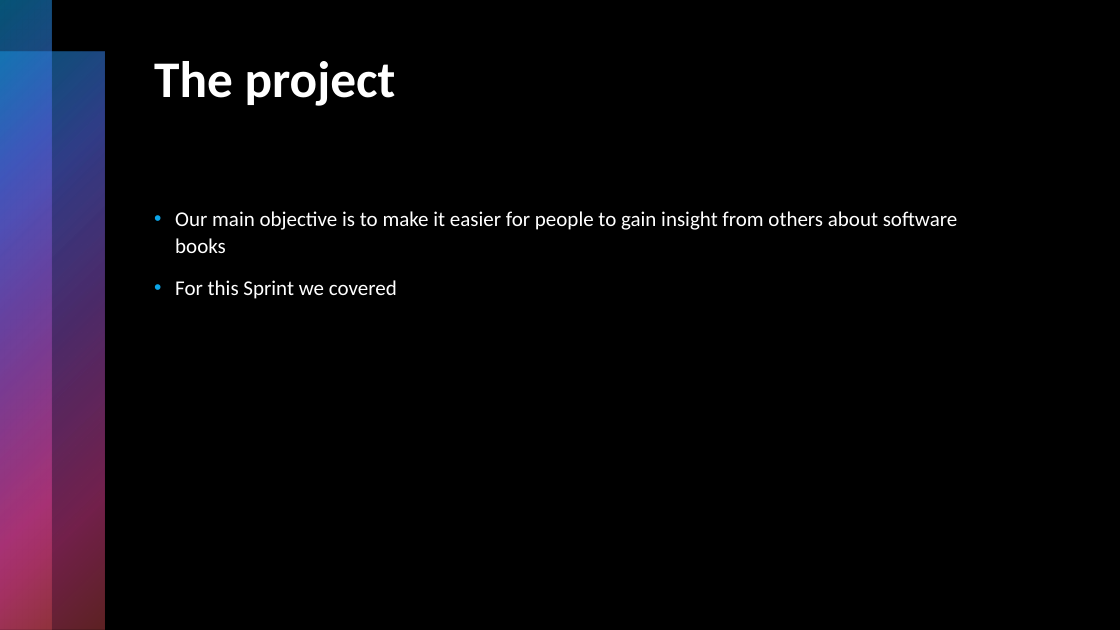
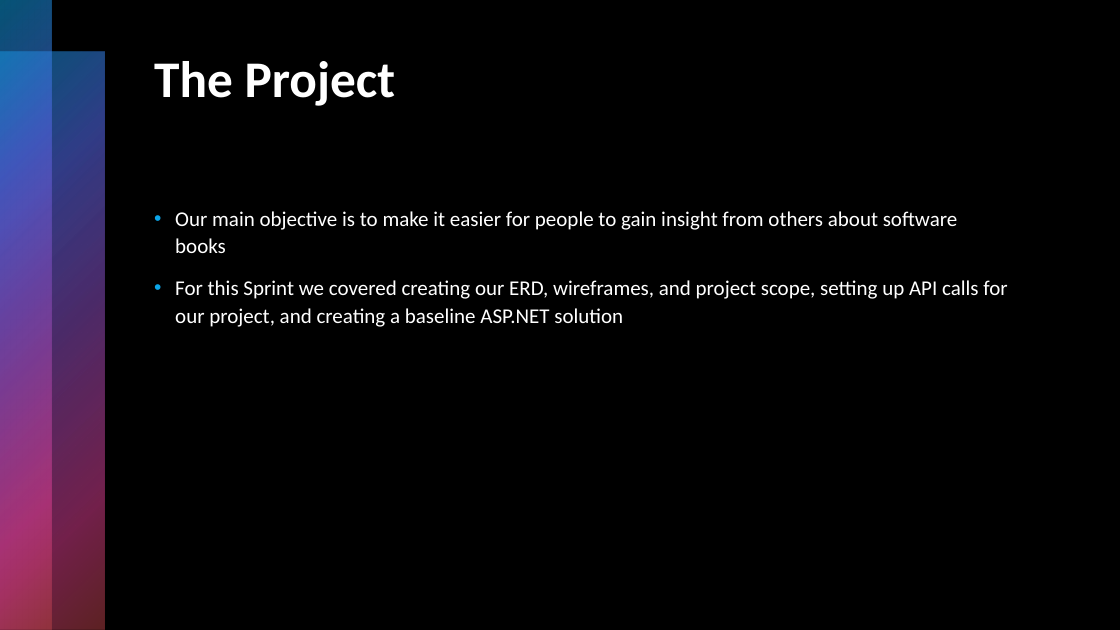
Before and after one commit to TouC001/group-project, a slide deck: slide 2 of documents/SoftwareBookList_Sprint_1_Presentation.pptx. Drawn at 1120x630 pixels with LibreOffice and Linux fonts; fonts in the diff are those of the drawing. Boxes give left, top, right and bottom in pixels: in the first picture for what was removed or moved away, otherwise in the second. Text is boxed around its words. In the diff, an @@ line names an element or a change of style, - is before the commit and + after.

Commit message:
Finished PowerPoint for our project.

```diff
--- a/documents/SoftwareBookList_Sprint_1_Presentation.pptx
+++ b/documents/SoftwareBookList_Sprint_1_Presentation.pptx
@@ title at [154,61,396,106]: text changed @@
-The project
+The Project
@@ text at [175,280,1007,327]: text changed @@
-• For this Sprint we covered
+• For this Sprint we covered creating our ERD, wireframes, and project scope, setting up API calls for our project, and creating a baseline ASP.NET solution
```
Also in this commit, not shown: 5 slides added, 3 other files.
